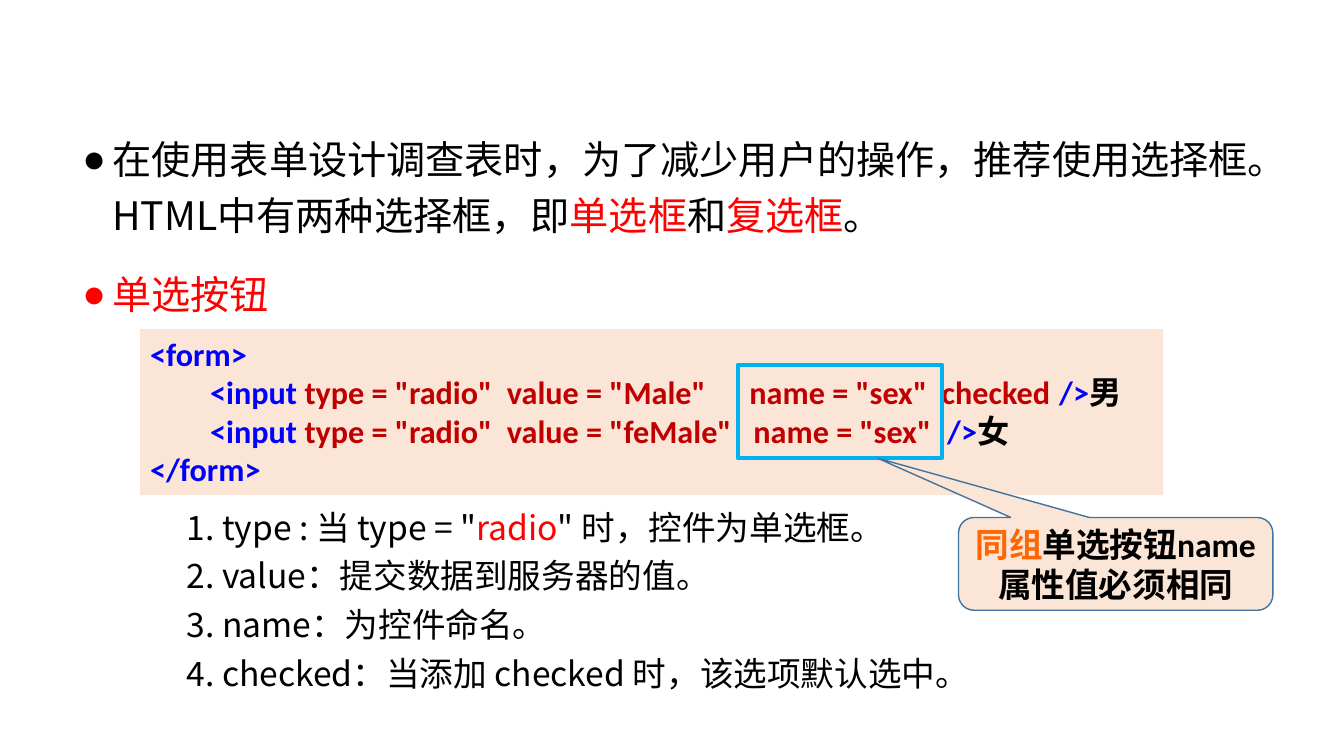
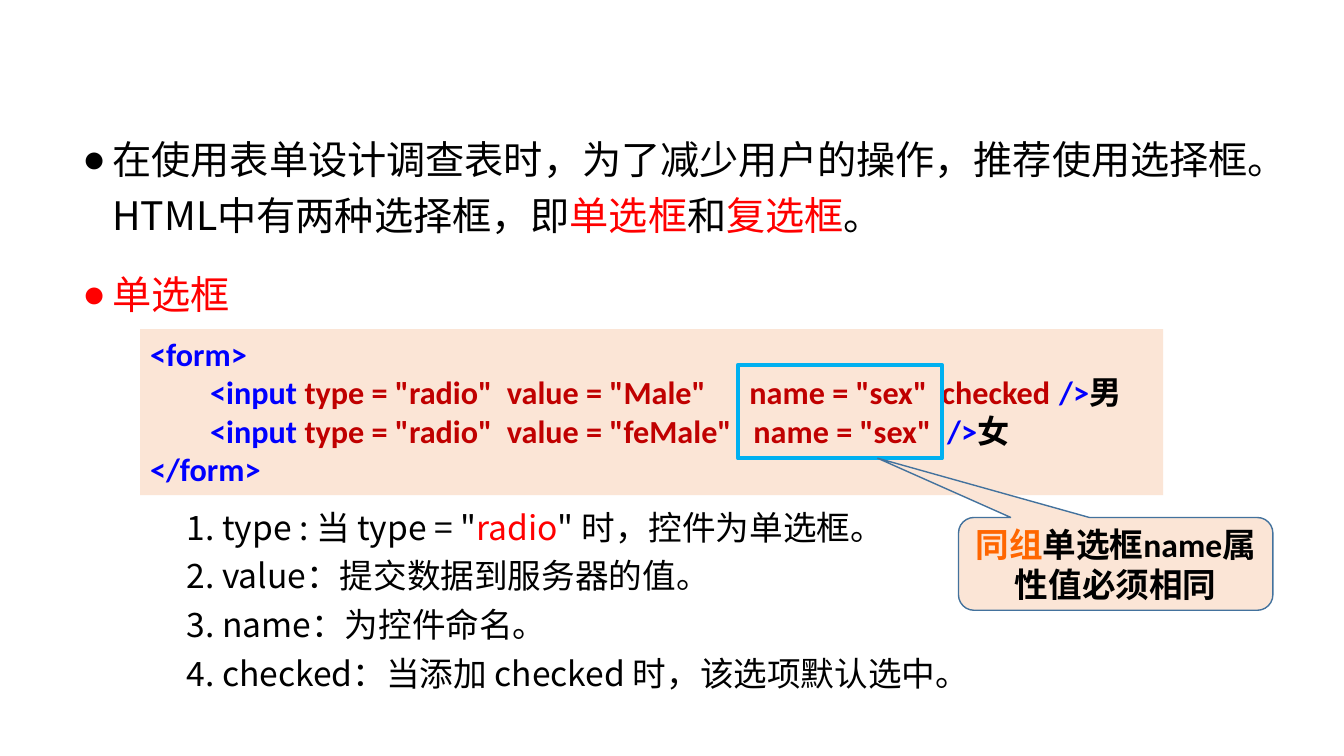
Before and after one commit to liujinmenghaoren/course-web1, a slide deck: slide 26 of materials/slides/ch03-htmlBasic2.pptx. Drawn at 1344x756 pixels with LibreOffice and Linux fonts; fonts in the diff are those of the drawing; background and template pictures are left out. Boxes give left, top, right and bottom in pixels: in the first picture for what was removed or moved away, otherwise in the second. Text is boxed around its words. In the diff, an @@ line names an element or a change of style, - is before the commit and + after.

```diff
--- a/materials/slides/ch03-htmlBasic2.pptx
+++ b/materials/slides/ch03-htmlBasic2.pptx
@@ text at [112, 276, 229, 312]: text changed @@
-● 单选按钮
+● 单选框
@@ text in rounded speech box at [975, 528, 1255, 560]: text changed @@
-同组单选按钮name属性值必须相同
+同组单选框name属性值必须相同
```
Also in this commit, not shown: 12 other slides changed, 3 other files.
